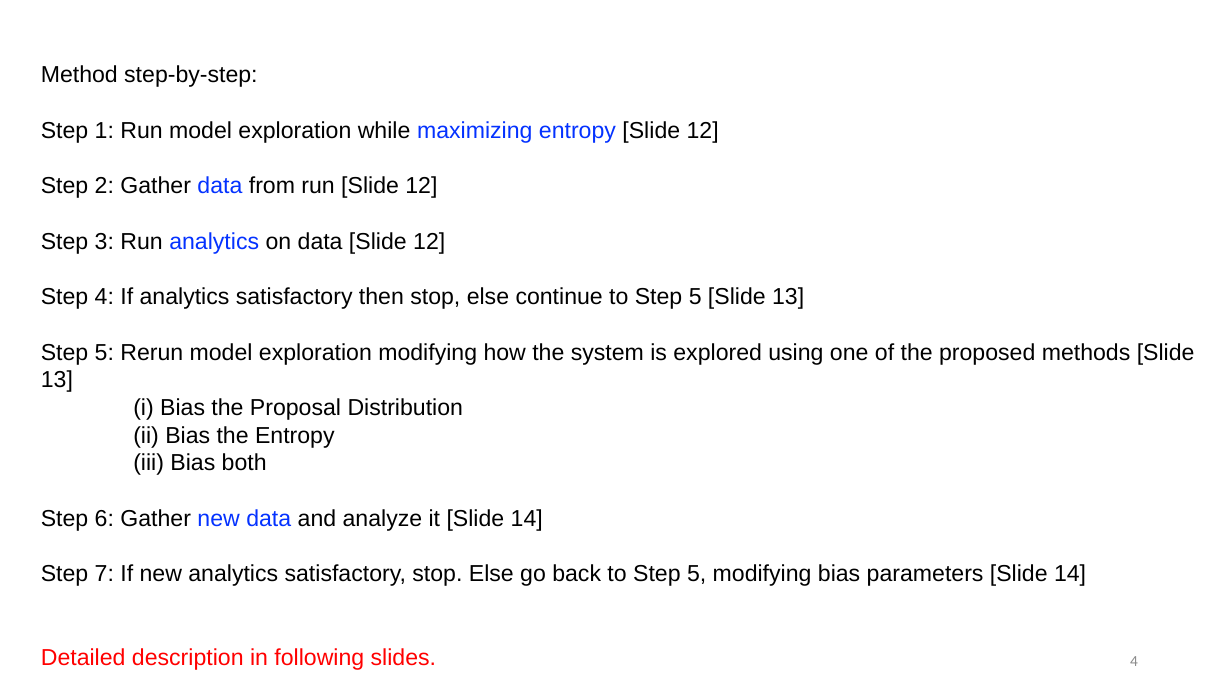
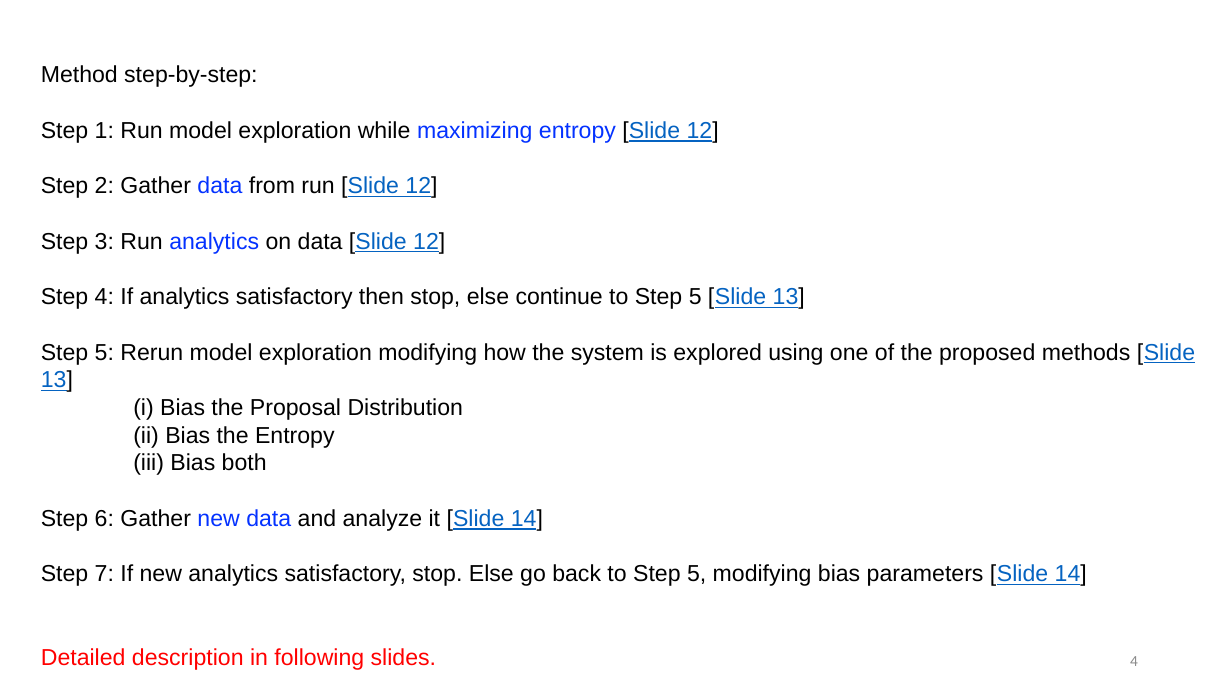
Before and after one commit to cubicle-model-checker/cubicle, a slide deck: slide 4 of mcmc_method.pptx. Drawn at 1232x693 pixels with LibreOffice and Linux fonts; fonts in the diff are those of the drawing. Boxes give left, top, right and bottom in pixels: in the first picture for what was removed or moved away, otherwise in the second. Text is boxed around its words. In the diff, an @@ line names an element or a change of style, - is before the commit and + after.

```diff
--- a/mcmc_method.pptx
+++ b/mcmc_method.pptx
@@ text at (41,121,1195,586): text colour #000000 to #0563C1, underline on in "[Slide 12]", "[Slide 12]", "[Slide 12]", "[Slide 13]" and 3 more places @@
```
Also in this commit, not shown: 2 other slides changed, 5 slides added, 1 other file.
